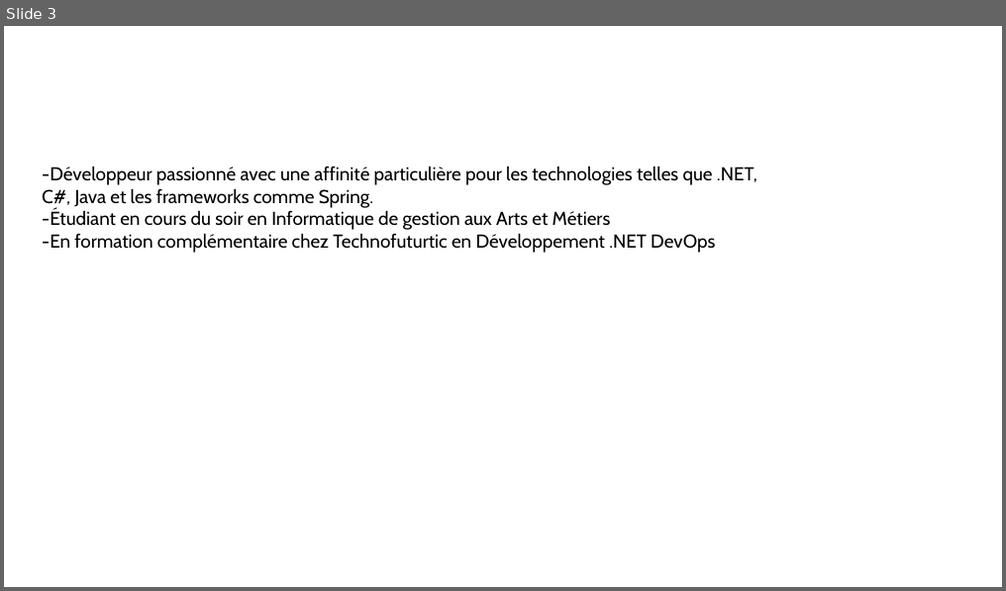
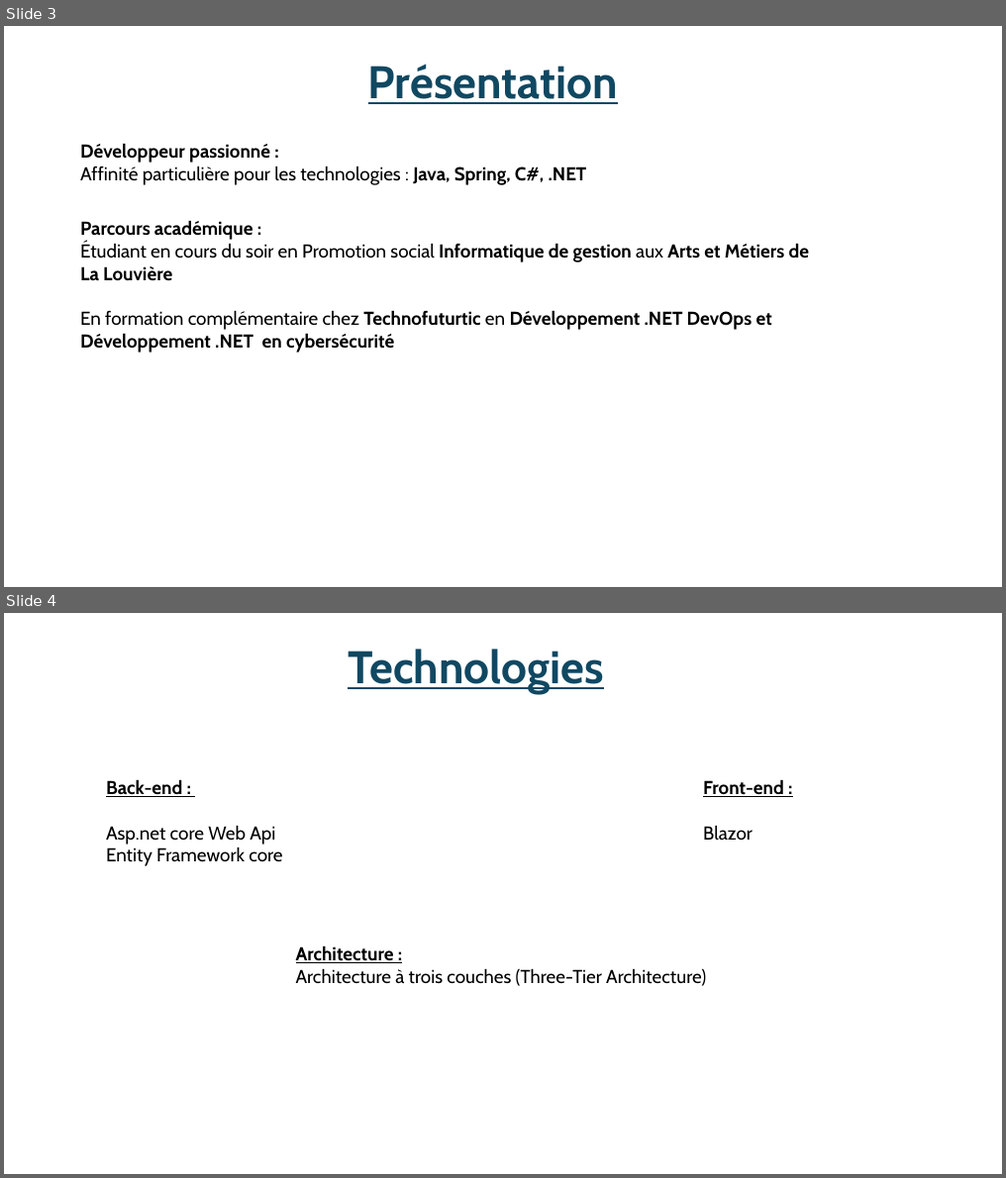
Before and after one commit to Epestia/RaidPlanner, a slide deck: RaidPlanner.Analyse/Presentation/Présentation1.pptx. Shown one above the other, each under a label of ours: slide 3 before the commit, slides 3 and 4 after it. The pictures are 1006x591 and 1006x1178 pixels, drawn with LibreOffice and Linux fonts; fonts in the diff are those of the drawing. Boxes give left, top, right and bottom in pixels: in the first picture for what was removed or moved away, otherwise in the second. Text is boxed around its words. In the diff, an @@ line names an element or a change of style, - is before the commit and + after.

```diff
--- a/RaidPlanner.Analyse/Presentation/Présentation1.pptx
+++ b/RaidPlanner.Analyse/Presentation/Présentation1.pptx
@@ slide 4 added at bbox=[4, 613, 1002, 1174], background #FFFFFF @@
@@ text added at bbox=[348, 649, 604, 694], 44 pt, text #104862, bold, underline @@
+Technologies
@@ text added at bbox=[106, 779, 282, 866], 18 pt, text #000000 @@
+Back-end :
+Asp.net core Web Api
+Entity Framework core
@@ text added at bbox=[703, 779, 784, 840], 18 pt, text #000000, bold, underline @@
+Front-end :
+Blazor
@@ text added at bbox=[296, 946, 706, 986], 18 pt, text #000000 @@
+Architecture :
+Architecture à trois couches (Three-Tier Architecture)
@@ slide 3 changed as well @@
@@ text added at bbox=[368, 64, 618, 104], 44 pt, text #104862, bold, underline @@
+Présentation
@@ text added at bbox=[80, 143, 587, 185], 18 pt, text #000000, bold @@
+Développeur passionné :
+Affinité particulière pour les technologies : Java, Spring, C#, .NET
@@ text at bbox=[80, 220, 810, 353]: text changed; bold on @@
--Développeur passionné avec une affinité particulière pour les technologies telles que .NET, C#, Java et les frameworks comme Spring.
--Étudiant en cours du soir en Informatique de gestion aux Arts et Métiers
--En formation complémentaire chez Technofuturtic en Développement .NET DevOps
+Parcours académique :
+Étudiant en cours du soir en Promotion social Informatique de gestion aux Arts et Métiers de La Louvière
+En formation complémentaire chez Technofuturtic en Développement .NET DevOps et Développement .NET en cybersécurité
```
Also in this commit, not shown: 12 other slides added, 2 slides removed, 39 other files.
